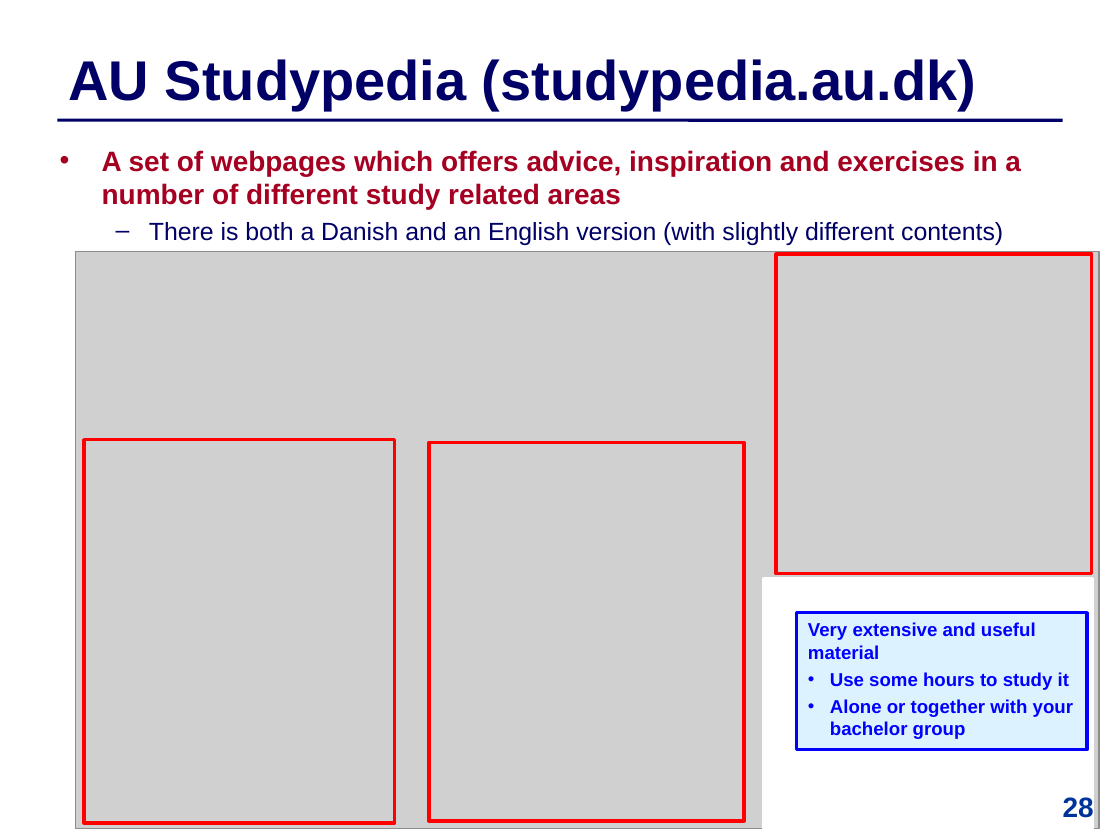
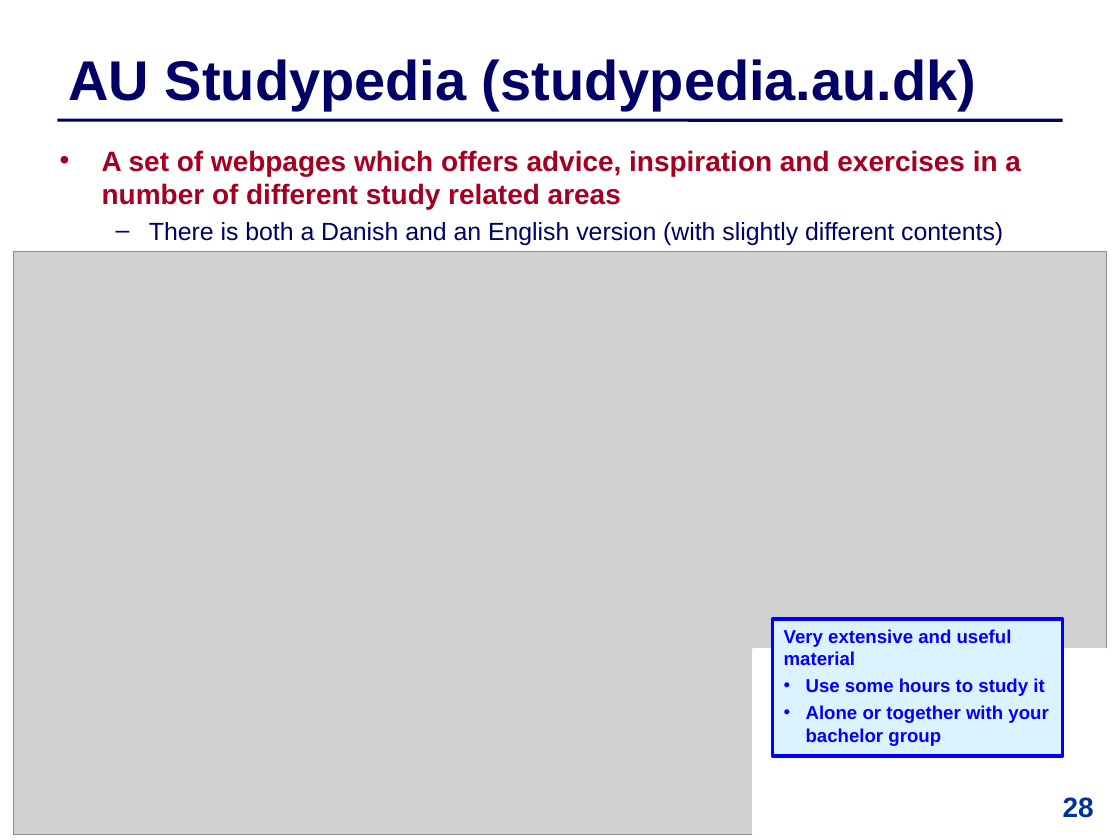
Before and after one commit to IntProgAU/Materiale, a slide deck: slide 28 of web/b22/2 Academic Writing.pptx. Drawn at 1120x840 pixels with LibreOffice and Linux fonts; fonts in the diff are those of the drawing; grey boxes stand for pictures. Boxes give left, top, right and bottom in pixels: in the first picture for what was removed or moved away, otherwise in the second. Text is boxed around its words. In the diff, an @@ line names an element or a change of style, - is before the commit and + after.

```diff
--- a/web/b22/2 Academic Writing.pptx
+++ b/web/b22/2 Academic Writing.pptx
@@ picture: place and size @@
-picture at <box>76,252,1099,829</box>
+picture at <box>13,252,1107,834</box>
@@ rectangle removed at <box>776,254,1092,573</box> @@
@@ rectangle removed at <box>84,440,394,823</box> @@
@@ rectangle removed at <box>429,442,744,821</box> @@
@@ rectangle "Very extensive and useful material": place and size @@
-rectangle "Very extensive and useful material" at <box>796,613,1086,749</box>
+rectangle "Very extensive and useful material" at <box>773,619,1063,756</box>
@@ rectangle: place and size @@
-rectangle at <box>764,579,1093,832</box>
+rectangle at <box>754,650,1107,834</box>
```
Also in this commit, not shown: 2 other slides changed.
